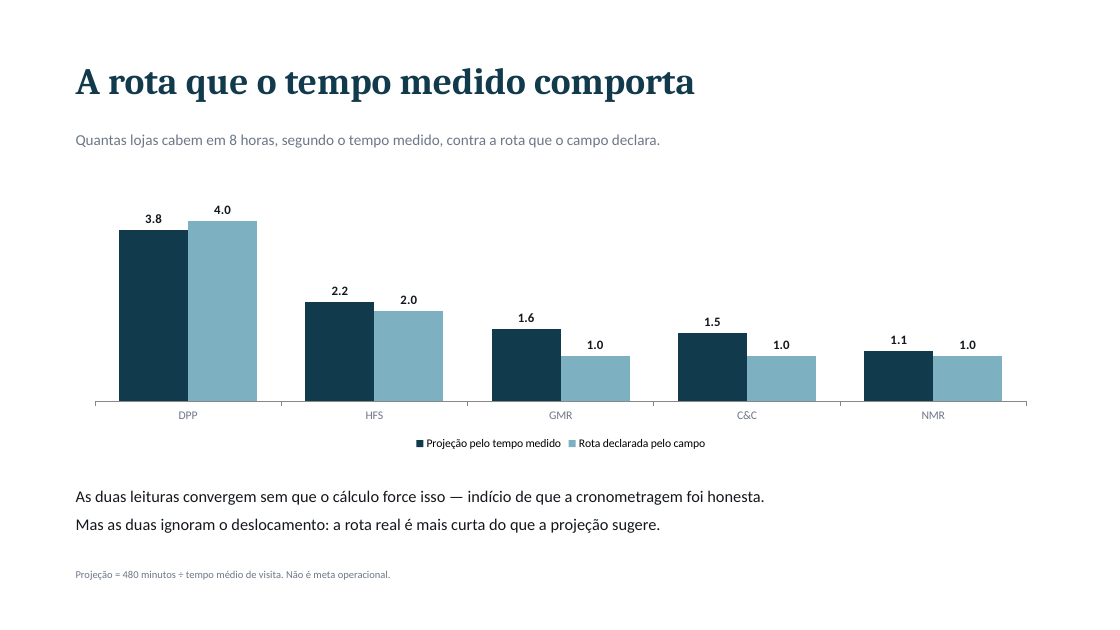
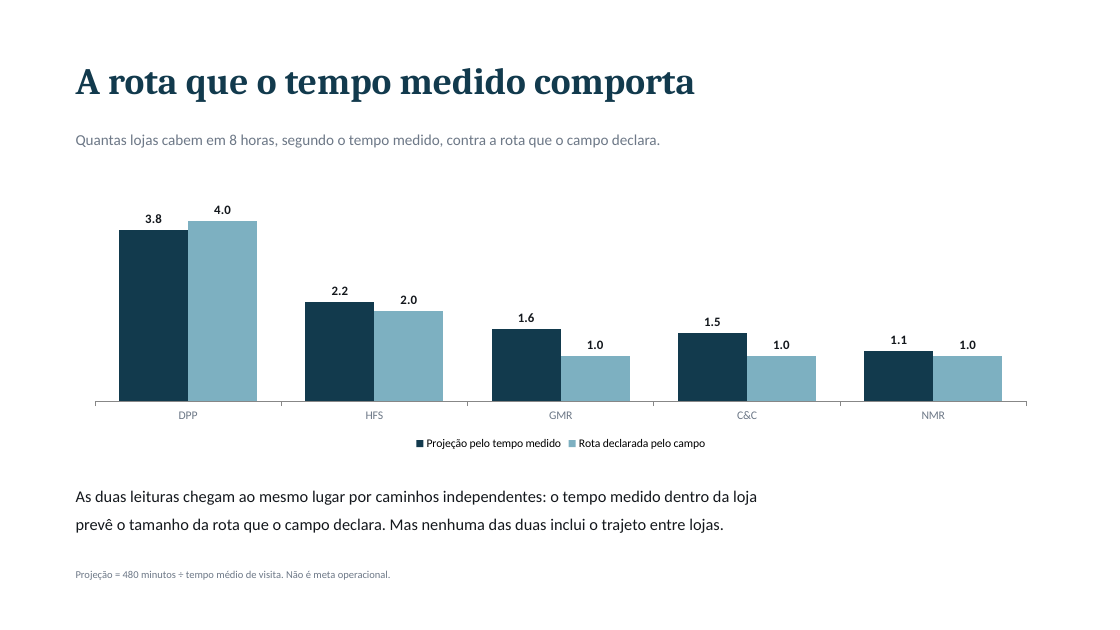
Before and after one commit to SPOTPROMO-PG/Tempos-e-Movimentos, a slide deck: slide 10 of analise/entregaveis/Tempos e Movimentos - Apresentacao.pptx. Drawn at 1120x630 pixels with LibreOffice and Linux fonts; fonts in the diff are those of the drawing. Boxes give left, top, right and bottom in pixels: in the first picture for what was removed or moved away, otherwise in the second. Text is boxed around its words. In the diff, an @@ line names an element or a change of style, - is before the commit and + after.

```diff
--- a/analise/entregaveis/Tempos e Movimentos - Apresentacao.pptx
+++ b/analise/entregaveis/Tempos e Movimentos - Apresentacao.pptx
@@ text at [76, 490, 757, 533]: text changed @@
-As duas leituras convergem sem que o cálculo force isso — indício de que a cronometragem foi honesta.
-Mas as duas ignoram o deslocamento: a rota real é mais curta do que a projeção sugere.
+As duas leituras chegam ao mesmo lugar por caminhos independentes: o tempo medido dentro da loja
+prevê o tamanho da rota que o campo declara. Mas nenhuma das duas inclui o trajeto entre lojas.
```
Also in this commit, not shown: 7 other slides changed, 1 slide added, 2 slides removed, 5 other files.
